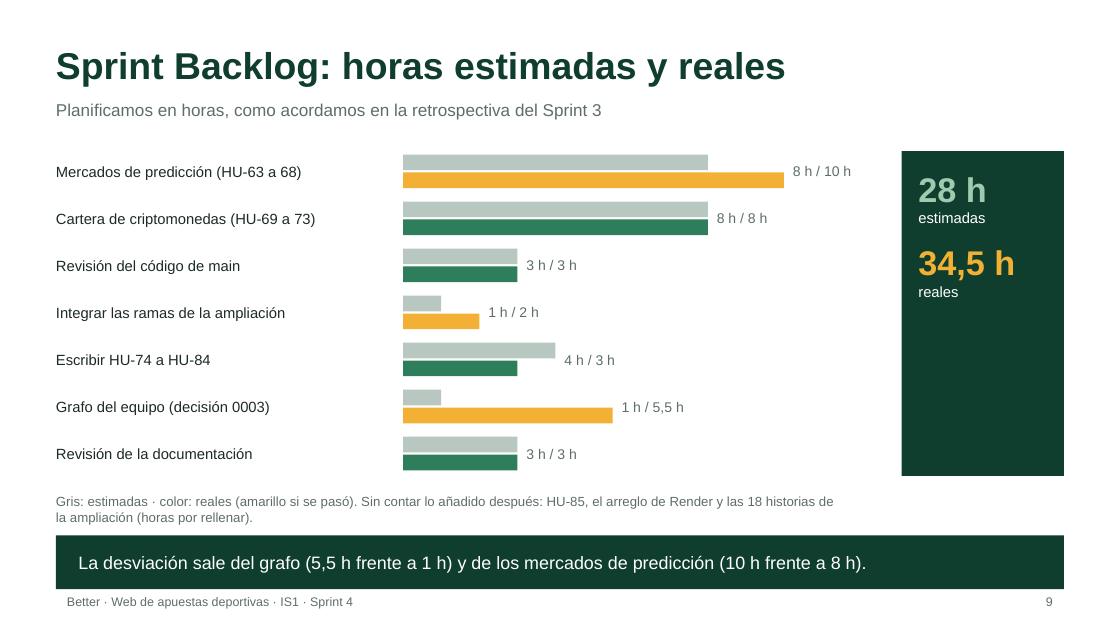
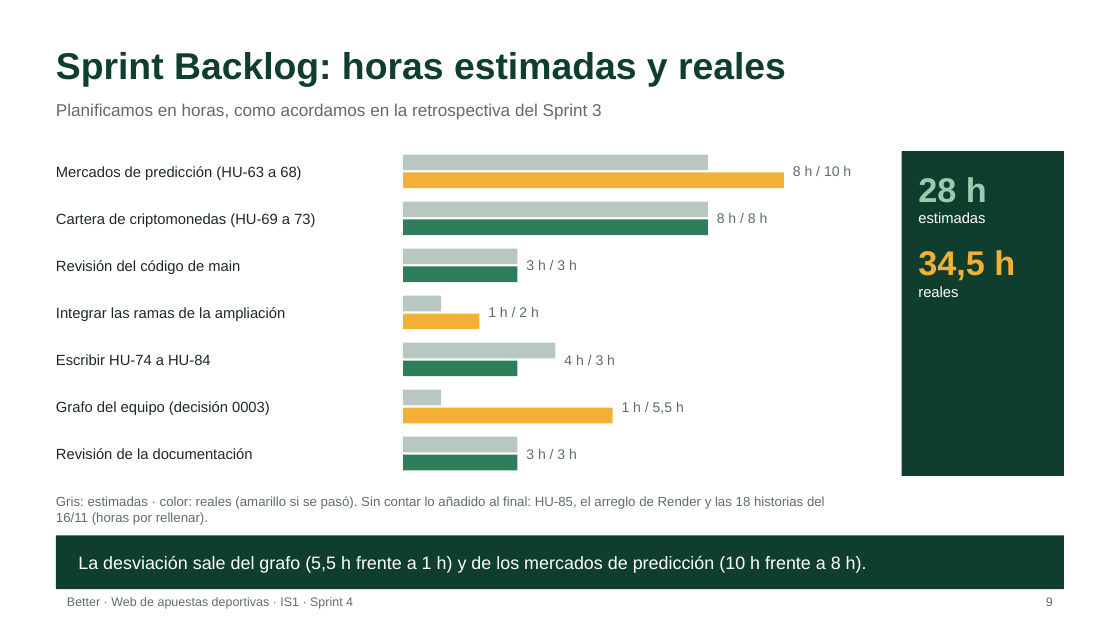
Before and after one commit to riverri/IS1, a slide deck: slide 9 of docs/presentaciones/Better_Sprint_4.pptx. Drawn at 1120x630 pixels with LibreOffice and Linux fonts; fonts in the diff are those of the drawing. Boxes give left, top, right and bottom in pixels: in the first picture for what was removed or moved away, otherwise in the second. Text is boxed around its words. In the diff, an @@ line names an element or a change of style, - is before the commit and + after.

```diff
--- a/docs/presentaciones/Better_Sprint_4.pptx
+++ b/docs/presentaciones/Better_Sprint_4.pptx
@@ text at (56, 496, 825, 525): text changed @@
-Gris: estimadas · color: reales (amarillo si se pasó). Sin contar lo añadido después: HU-85, el arreglo de Render y las 18 historias de la ampliación (horas por rellenar).
+Gris: estimadas · color: reales (amarillo si se pasó). Sin contar lo añadido al final: HU-85, el arreglo de Render y las 18 historias del 16/11 (horas por rellenar).
```
Also in this commit, not shown: 5 other slides changed, 9 other files.
